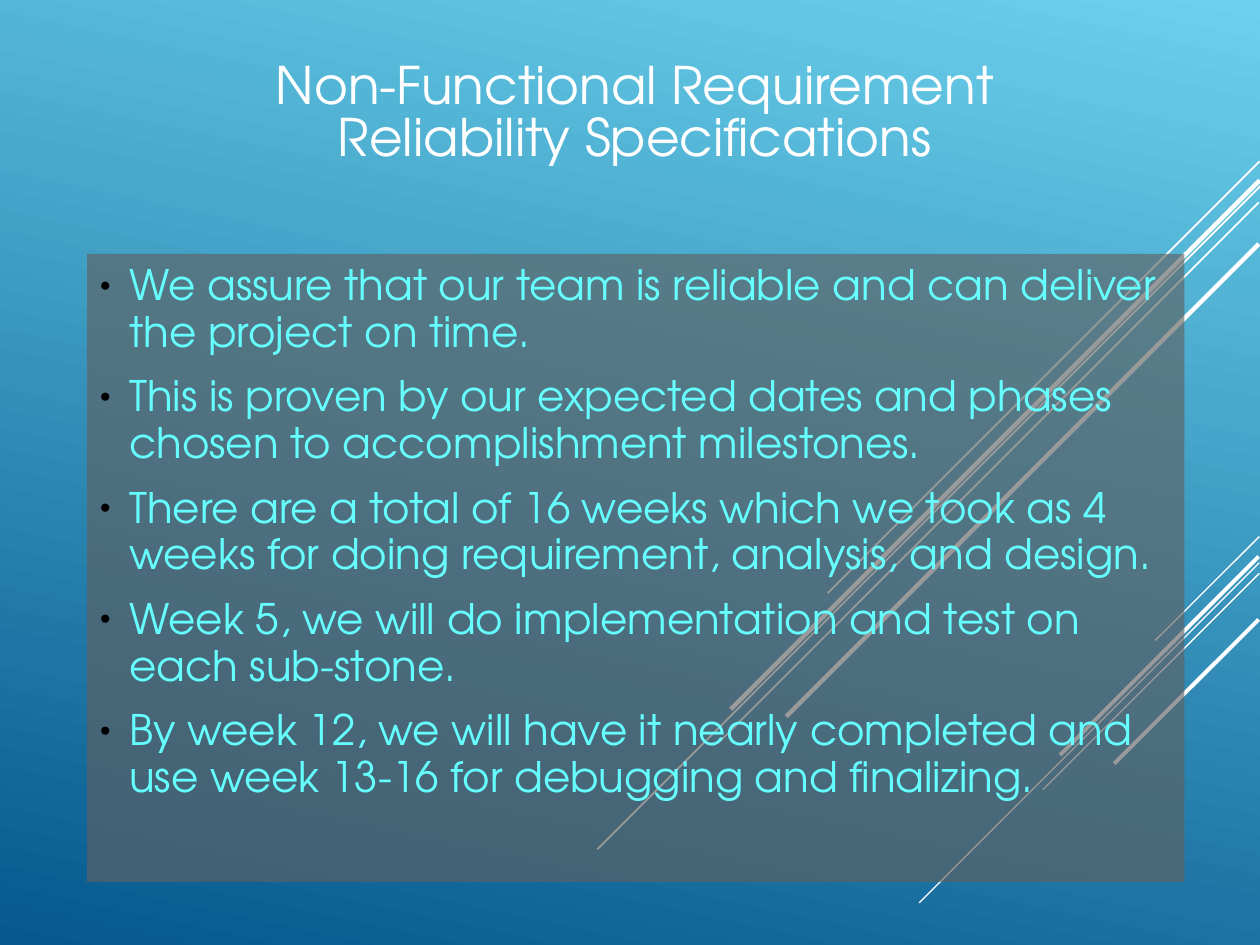
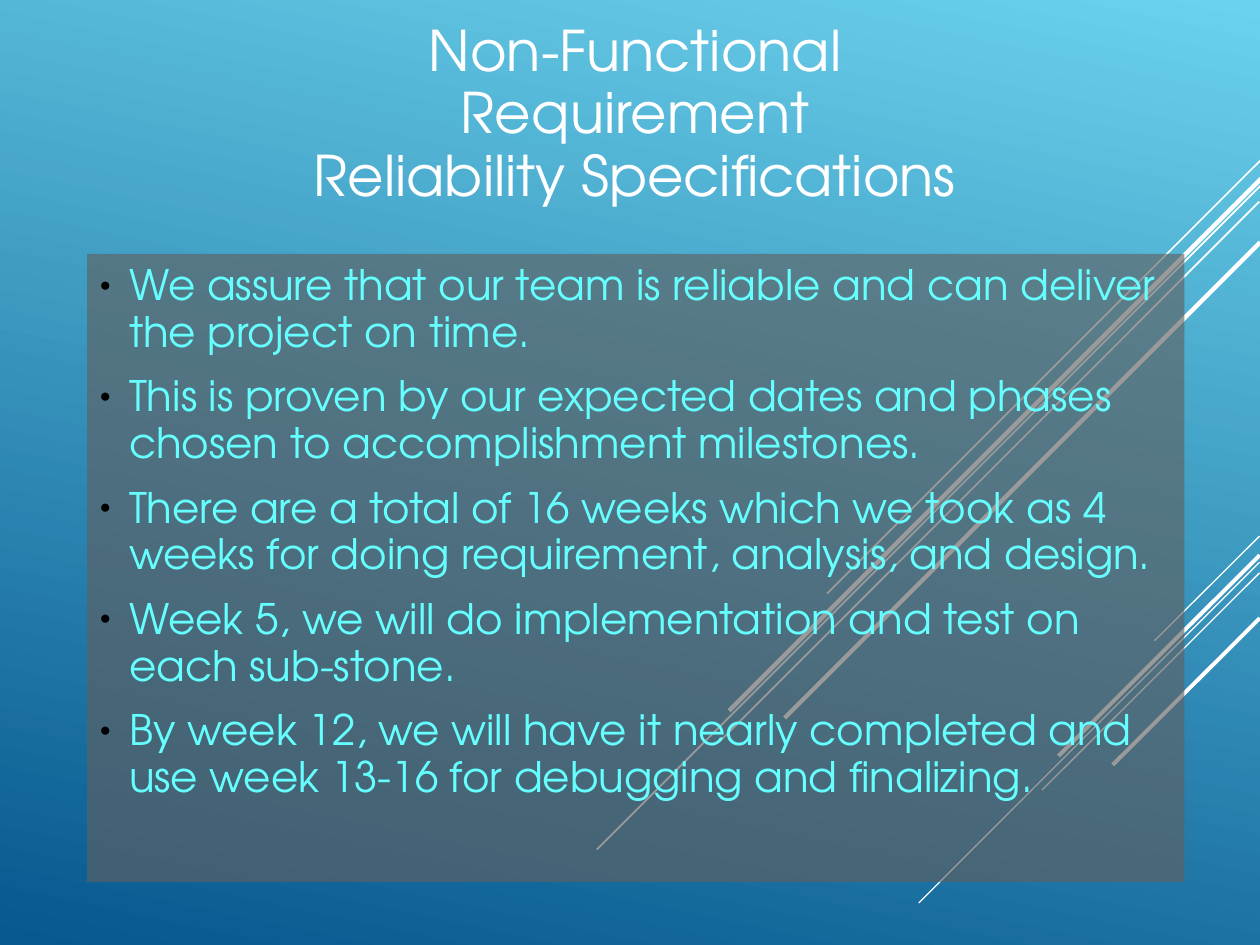
Before and after one commit to Amatarasu/A-Team, a slide deck: slide 10 of Power.Point.Presentation-bk.ppt (slide 11 before the commit). Drawn at 1260x945 pixels with LibreOffice and Linux fonts; fonts in the diff are those of the drawing. Boxes give left, top, right and bottom in pixels: in the first picture for what was removed or moved away, otherwise in the second. Text is boxed around its words. In the diff, an @@ line names an element or a change of style, - is before the commit and + after.

```diff
--- a/Power.Point.Presentation-bk.ppt
+++ b/Power.Point.Presentation-bk.ppt
@@ text "Non-Functional Requirement Reliability Specifications" at bbox=[314, 29, 955, 207]: size 29.6 to 32 pt; line spacing 0.83 to 0.93 @@
@@ rectangle "We assure that our team ..." at bbox=[87, 255, 1184, 882]: indent changed @@
```
Also in this commit, not shown: 14 other slides changed, 1 slide added, 1 slide removed.
